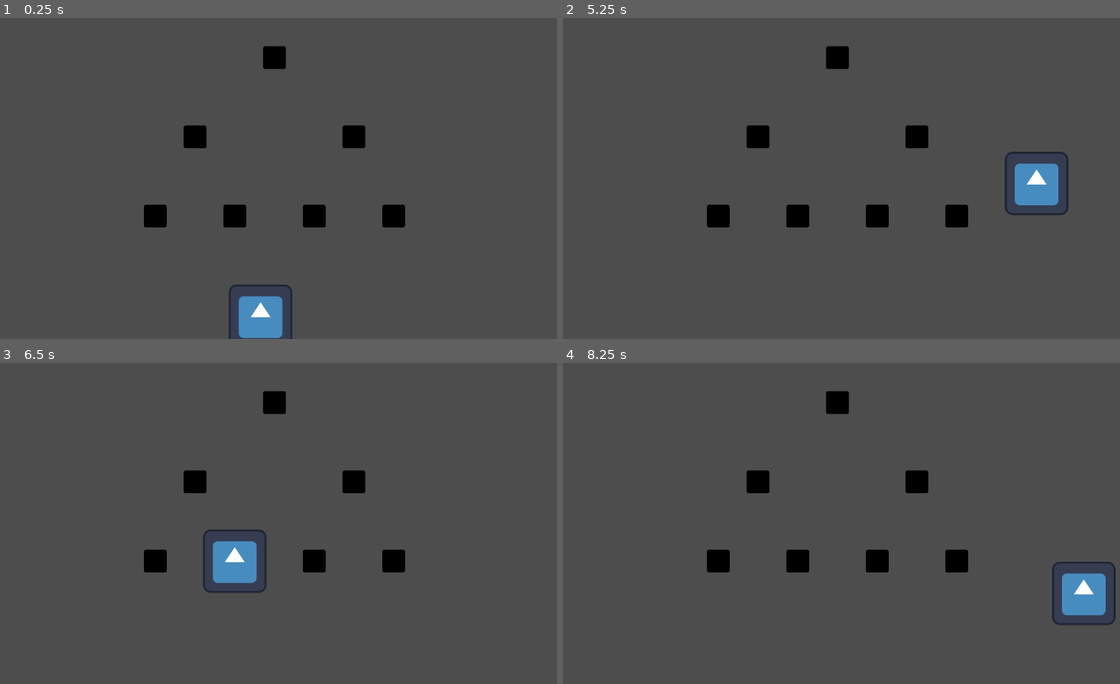
Above: before the commit, frames 1-4 (two rows, left to right).
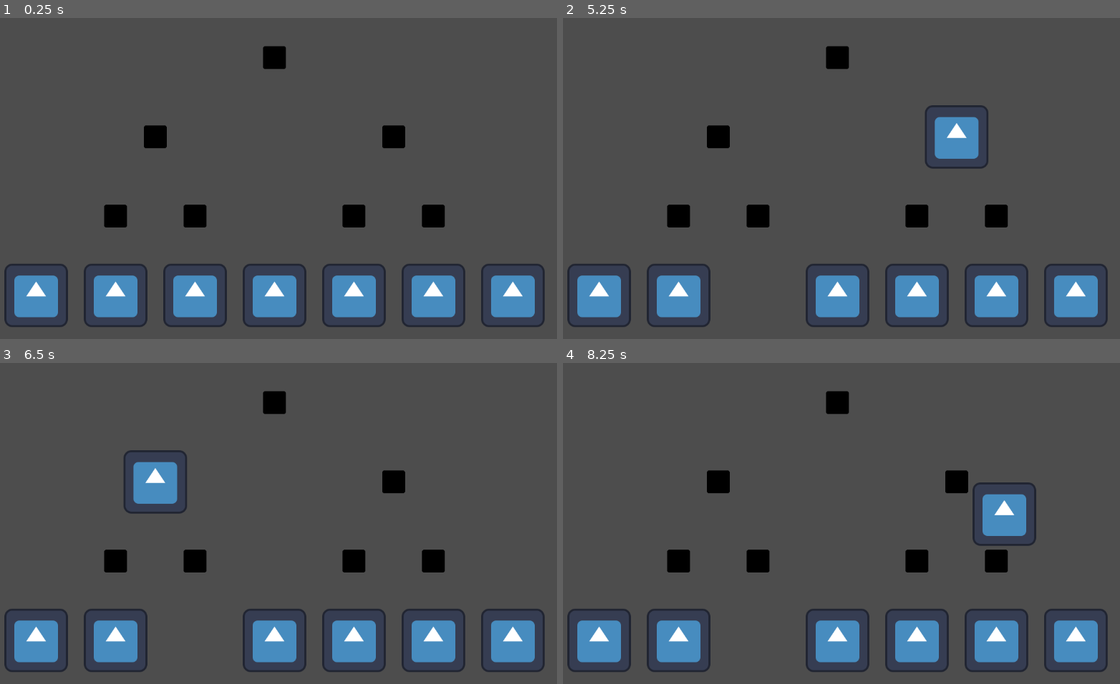
Above: after the commit, the same moments.

Repository: Combativ/AlgoDitTutorial
Game: Godot game, scene res://Assets/Tests/snapping_test.tscn
Two runs of this game, one before a commit and one after it. Both use one fixed random seed, a clock stepped at 60 frames per second and the inputs below. The engine's default icon, where the game draws it, is replaced by a stand-in: a white triangle on a blue panel in a dark square.
Inputs (mouse positions are in pixels of both pictures, inside the frame that each line leads up to):
- Up to frame 1 (0.25 s): no input
- Up to frame 2 (5.25 s): click (824, 316) at 0.52 s; click (757, 294) at 1.27 s; click (824, 316) at 2.02 s; click (757, 294) at 2.77 s; click (824, 316) at 3.52 s; click (757, 294) at 4.27 s; tap Enter at 5 s; move the mouse to (969, 162) at 5.02 s
- Up to frame 3 (6.5 s): tap Space at 5.75 s; move the mouse to (167, 539) at 5.77 s
- Up to frame 4 (8.25 s): tap Enter at 6.5, 8 s; move the mouse to (902, 452) at 6.52 s; tap Space at 7.25 s; move the mouse to (819, 587) at 7.27 s; move the mouse to (1019, 571) at 8.02 s

The runs differ from the first frame. In frame 1, 13% of the frame differs, in the area x 0-98%, y 33-100%; in frame 2, 14%; in frame 3, 13%; in frame 4, 14%, in the area x 0-100%, y 33-97%.

Commit message:
Snapping verbessert
Jetzt kann nur noch ein Objekt gleichzeitig an ein SnapTarget snappen. Außerdem habe ich den Grundstein gesetzt, um abzurufen, auf welchem SnapTarget welches Objekt liegt.

Diff:
--- /dev/null
+++ b/Assets/Tests/control.gd
@@ -0,0 +1,15 @@
+extends Node
+
+
+# Called when the node enters the scene tree for the first time.
+func _ready() -> void:
+	pass # Replace with function body.
+
+
+# Called every frame. 'delta' is the elapsed time since the previous frame.
+func _process(delta: float) -> void:
+	pass
+
+
+func _on_snap_target_snapped(snapperObject: Variant, snapTargetObject: Variant) -> void:
+	pass
--- /dev/null
+++ b/Assets/Tests/drag_and_snap.gd
@@ -0,0 +1,43 @@
+# This script handles the dragging and dropping, as well as sending signals on certain actions
+
+# The functionality is based on an invisible button that registers mouse press and release
+extends Area2D
+
+
+var dragMask: Button # The invisible button object
+
+var is_being_dragged: bool
+var mouse_offset: Vector2 # The offset from the object center to the cursor when the object is dragged
+var dragged_from_pos: Vector2 # The position from which the object was being dragged
+
+
+# Called when the node enters the scene tree for the first time.
+func _ready() -> void:
+	dragMask = $DragMask
+	add_to_group("Snapper", true)
+	is_being_dragged = false
+
+
+# Called every frame. 'delta' is the elapsed time since the previous frame.
+func _process(delta: float) -> void:
+	# Set the object to the mouse's position, retaining the mouse offset
+	if (is_being_dragged):
+		position = get_global_mouse_position() - mouse_offset
+
+# Start of a Drag and Drop action
+func _on_button_down() -> void:
+	mouse_offset = get_local_mouse_position()
+	dragged_from_pos = get_global_mouse_position()
+	z_index += 1 # to make it appear on top while dragging
+	SignalBus.snapper_dragged.emit(self)
+	is_being_dragged = true
+
+# End of a Drag and Drop action
+func _on_button_up() -> void:
+	z_index -= 1 # counterpart to z_index += 1 on _on_button_down()
+	var overlapping_areas = get_overlapping_areas()
+	for area2d in overlapping_areas:
+		if (area2d.is_in_group("SnapTarget")):
+			SignalBus.snapper_released_on_snapTarget.emit(self, area2d)
+			break
+	is_being_dragged = false
--- a/Assets/Tests/draggable.gd
+++ /dev/null
@@ -1,36 +0,0 @@
-class_name DragAndSnap
-
-extends Button
-
-
-var master
-
-var is_being_dragged: bool
-var mouse_offset: Vector2
-var dragged_from_pos: Vector2
-
-
-# Called when the node enters the scene tree for the first time.
-func _ready() -> void:
-	master = get_parent()
-	is_being_dragged = false
-
-
-# Called every frame. 'delta' is the elapsed time since the previous frame.
-func _process(delta: float) -> void:
-	if (is_being_dragged):
-		master.position = get_global_mouse_position() - mouse_offset
-
-
-func _on_button_down() -> void:
-	mouse_offset = master.get_local_mouse_position()
-	dragged_from_pos = get_global_mouse_position()
-	is_being_dragged = true
-
-
-func _on_button_up() -> void:
-	var overlapping_areas = get_parent().get_overlapping_areas()
-	for area in overlapping_areas:
-		if (area.is_in_group("SnapTarget")):
-			master.position = area.position
-	is_being_dragged = false
--- /dev/null
+++ b/Assets/Tests/signal_bus.gd
@@ -0,0 +1,9 @@
+# The signal bus manages all signals that need to be global and/or scene-independent
+
+extends Node
+
+# This signal is emitted when a snapper object is released on a SnapTarget after a Drag and Drop action
+signal snapper_released_on_snapTarget(snapper, snapTarget)
+# This signal is emitted as soon as a snapper is being dragged
+signal snapper_dragged(snapper)
+#This
--- /dev/null
+++ b/Assets/Tests/snap_target.gd
@@ -0,0 +1,36 @@
+# This class can be attached to any CollisionObject to make it a SnapTarget, meaning
+# "Snapper" objects can snap to it.
+# This script makes sure that only one object can be snapped to a SnapTarget at once
+# and emits a signal to the Control object to update the scene hierarchy
+
+class_name SnapTarget
+
+extends Area2D
+
+
+var occupied: bool = false
+var snapperObject = null
+
+# Called when the node enters the scene tree for the first time.
+func _ready() -> void:
+	add_to_group("SnapTarget", true)
+	SignalBus.snapper_released_on_snapTarget.connect(_on_snapper_released_on_snapTarget)
+	SignalBus.snapper_dragged.connect(_on_snapper_dragged)
+
+
+# Called every frame. 'delta' is the elapsed time since the previous frame.
+func _process(delta: float) -> void:
+	pass
+
+
+func _on_snapper_released_on_snapTarget(snapper, snapTarget) -> void:
+	if (snapTarget == self && not occupied):
+		snapper.position = position
+		snapperObject = snapper
+		occupied = true
+
+
+func _on_snapper_dragged(snapper: Variant) -> void:
+	if (snapper == snapperObject):
+		snapperObject = null
+		occupied = false
--- a/Assets/Tests/snapper.tscn
+++ b/Assets/Tests/snapper.tscn
@@ -1,22 +1,22 @@
 [gd_scene load_steps=4 format=3 uid="uid://dhrv6jgwyaplb"]
 
-[ext_resource type="Script" path="res://Assets/Tests/draggable.gd" id="1_63bsi"]
+[ext_resource type="Script" path="res://Assets/Tests/drag_and_snap.gd" id="1_63bsi"]
 [ext_resource type="Texture2D" uid="uid://dux77h7ihgxnc" path="res://icon.svg" id="2_7pvhh"]
 
 [sub_resource type="RectangleShape2D" id="RectangleShape2D_yeaq3"]
 size = Vector2(128, 128)
 
-[node name="Room" type="Area2D" groups=["Snapper"]]
+[node name="Snapper" type="Area2D"]
 z_index = 1
+script = ExtResource("1_63bsi")
 metadata/_edit_group_ = true
 
-[node name="DragAndSnap" type="Button" parent="."]
+[node name="DragMask" type="Button" parent="."]
 self_modulate = Color(1, 1, 1, 0)
 offset_left = -64.0
 offset_top = -64.0
 offset_right = 64.0
 offset_bottom = 64.0
-script = ExtResource("1_63bsi")
 
 [node name="CollisionShape2D" type="CollisionShape2D" parent="."]
 shape = SubResource("RectangleShape2D_yeaq3")
@@ -24,5 +24,5 @@
 [node name="Sprite2D" type="Sprite2D" parent="."]
 texture = ExtResource("2_7pvhh")
 
-[connection signal="button_down" from="DragAndSnap" to="DragAndSnap" method="_on_button_down"]
-[connection signal="button_up" from="DragAndSnap" to="DragAndSnap" method="_on_button_up"]
+[connection signal="button_down" from="DragMask" to="." method="_on_button_down"]
+[connection signal="button_up" from="DragMask" to="." method="_on_button_up"]
--- a/Assets/Tests/snapping_test.tscn
+++ b/Assets/Tests/snapping_test.tscn
@@ -1,30 +1,56 @@
-[gd_scene load_steps=3 format=3 uid="uid://bhindg3qte46a"]
+[gd_scene load_steps=4 format=3 uid="uid://bhindg3qte46a"]
 
+[ext_resource type="Script" path="res://Assets/Tests/control.gd" id="1_1aj8j"]
 [ext_resource type="PackedScene" uid="uid://bvc8rgpppkr2a" path="res://snap_target.tscn" id="1_ag7tk"]
 [ext_resource type="PackedScene" uid="uid://dhrv6jgwyaplb" path="res://Assets/Tests/snapper.tscn" id="2_4n8nh"]
 
 [node name="SnappingTest" type="Node2D"]
 
-[node name="SnapTarget" parent="." instance=ExtResource("1_ag7tk")]
+[node name="Control" type="Node" parent="."]
+script = ExtResource("1_1aj8j")
+
+[node name="SnapperContainer" type="Node" parent="."]
+
+[node name="Snapper" parent="SnapperContainer" instance=ExtResource("2_4n8nh")]
+position = Vector2(400, 560)
+
+[node name="Snapper2" parent="SnapperContainer" instance=ExtResource("2_4n8nh")]
+position = Vector2(240, 560)
+
+[node name="Snapper3" parent="SnapperContainer" instance=ExtResource("2_4n8nh")]
+position = Vector2(80, 560)
+
+[node name="Snapper4" parent="SnapperContainer" instance=ExtResource("2_4n8nh")]
+position = Vector2(1040, 560)
+
+[node name="Snapper5" parent="SnapperContainer" instance=ExtResource("2_4n8nh")]
+position = Vector2(880, 560)
+
+[node name="Snapper6" parent="SnapperContainer" instance=ExtResource("2_4n8nh")]
+position = Vector2(720, 560)
+
+[node name="Snapper7" parent="SnapperContainer" instance=ExtResource("2_4n8nh")]
+position = Vector2(560, 560)
+
+[node name="SnapTargetContainer" type="Node" parent="."]
+
+[node name="SnapTarget" parent="SnapTargetContainer" instance=ExtResource("1_ag7tk")]
 position = Vector2(560, 80)
 
-[node name="Snapper" parent="." instance=ExtResource("2_4n8nh")]
-position = Vector2(532, 602)
+[node name="SnapTarget2" parent="SnapTargetContainer" instance=ExtResource("1_ag7tk")]
+position = Vector2(800, 240)
 
-[node name="SnapTarget2" parent="." instance=ExtResource("1_ag7tk")]
-position = Vector2(320, 400)
+[node name="SnapTarget3" parent="SnapTargetContainer" instance=ExtResource("1_ag7tk")]
+position = Vector2(320, 240)
 
-[node name="SnapTarget3" parent="." instance=ExtResource("1_ag7tk")]
-position = Vector2(400, 240)
+[node name="SnapTarget4" parent="SnapTargetContainer" instance=ExtResource("1_ag7tk")]
+position = Vector2(880, 400)
 
-[node name="SnapTarget4" parent="." instance=ExtResource("1_ag7tk")]
-position = Vector2(720, 240)
+[node name="SnapTarget5" parent="SnapTargetContainer" instance=ExtResource("1_ag7tk")]
+position = Vector2(720, 400)
 
-[node name="SnapTarget5" parent="." instance=ExtResource("1_ag7tk")]
-position = Vector2(480, 400)
+[node name="SnapTarget6" parent="SnapTargetContainer" instance=ExtResource("1_ag7tk")]
+position = Vector2(400, 400)
 
-[node name="SnapTarget6" parent="." instance=ExtResource("1_ag7tk")]
-position = Vector2(640, 400)
-
-[node name="SnapTarget7" parent="." instance=ExtResource("1_ag7tk")]
-position = Vector2(800, 400)
+[node name="SnapTarget7" parent="SnapTargetContainer" instance=ExtResource("1_ag7tk")]
+position = Vector2(240, 400)
--- a/project.godot
+++ b/project.godot
@@ -15,7 +15,6 @@
 config/features=PackedStringArray("4.3", "Forward Plus")
 config/icon="res://icon.svg"
 
-[global_group]
+[autoload]
 
-Snapper="Object that can snap to a SnapTarget"
-SnapTarget="Object that Snappers can snap to."
+SignalBus="*res://Assets/Tests/signal_bus.gd"
--- a/snap_target.tscn
+++ b/snap_target.tscn
@@ -1,12 +1,13 @@
-[gd_scene load_steps=3 format=3 uid="uid://bvc8rgpppkr2a"]
+[gd_scene load_steps=4 format=3 uid="uid://bvc8rgpppkr2a"]
 
+[ext_resource type="Script" path="res://Assets/Tests/snap_target.gd" id="1_6t8o8"]
 [ext_resource type="Texture2D" uid="uid://dux77h7ihgxnc" path="res://icon.svg" id="1_w1721"]
 
 [sub_resource type="RectangleShape2D" id="RectangleShape2D_vo3vi"]
 size = Vector2(46, 47)
 
-[node name="RoomSnapTarget" type="Area2D" groups=["SnapTarget"]]
-modulate = Color(0, 0, 0, 1)
+[node name="SnapTarget" type="Area2D"]
+script = ExtResource("1_6t8o8")
 metadata/_edit_group_ = true
 
 [node name="CollisionShape2D" type="CollisionShape2D" parent="."]
@@ -14,5 +15,6 @@
 shape = SubResource("RectangleShape2D_vo3vi")
 
 [node name="Sprite2D" type="Sprite2D" parent="."]
+self_modulate = Color(0, 0, 0, 1)
 scale = Vector2(0.365, 0.365)
 texture = ExtResource("1_w1721")
Renamed: Banane.png -> Assets/Tests/Banane.png
Not shown, changed: Assets/Tests/Banane.png.import
